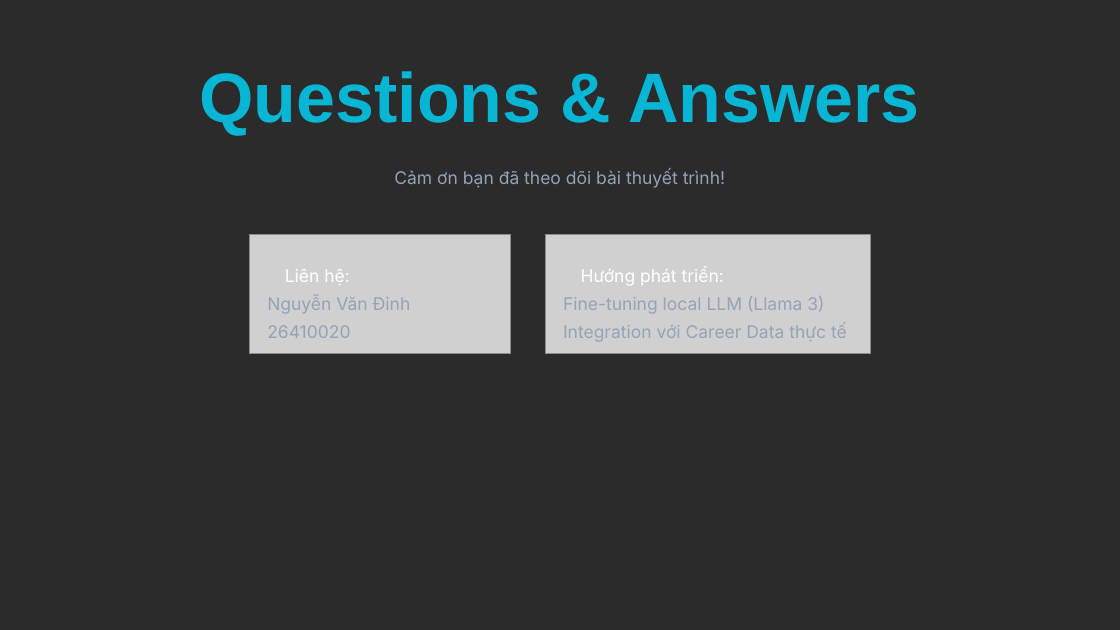
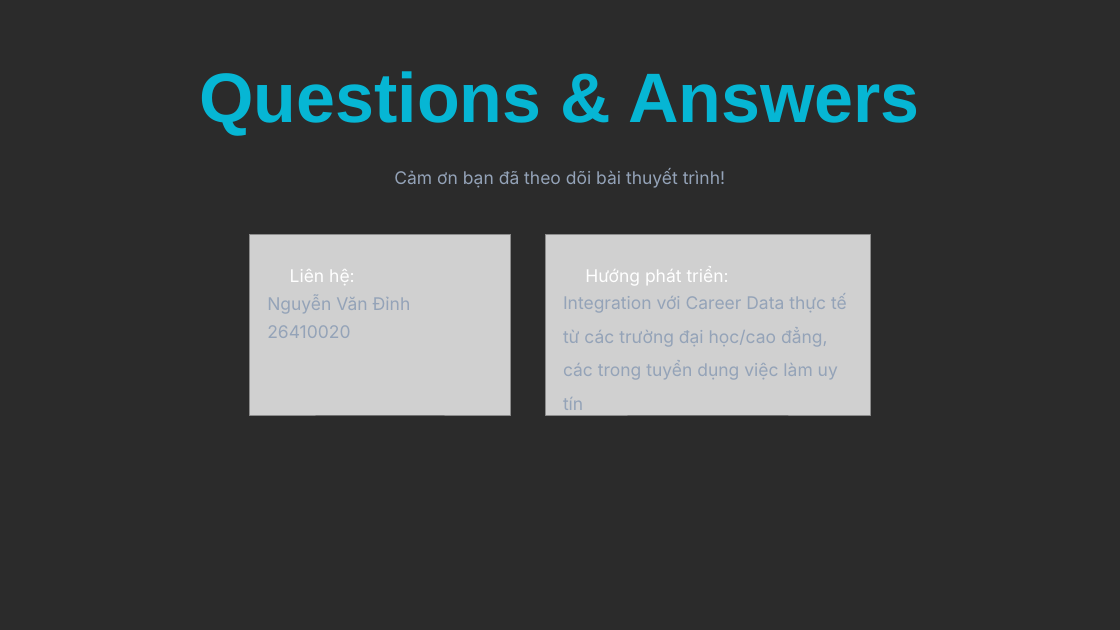
Before and after one commit to dinhsst/ai-powered-career-guidance-system, a slide deck: slide 17 of Hệ thống Tư vấn Hướng nghiệp AI.pptx (slide 13 before the commit). Drawn at 1120x630 pixels with LibreOffice and Linux fonts; fonts in the diff are those of the drawing; grey boxes stand for pictures; background and template pictures are left out; a plain dark background stands for a picture behind light text. Boxes give left, top, right and bottom in pixels: in the first picture for what was removed or moved away, otherwise in the second. Text is boxed around its words. In the diff, an @@ line names an element or a change of style, - is before the commit and + after.

```diff
--- a/Hệ thống Tư vấn Hướng nghiệp AI.pptx
+++ b/Hệ thống Tư vấn Hướng nghiệp AI.pptx
@@ picture: place and size @@
-picture at <box>250,234,510,354</box>
+picture at <box>250,234,510,415</box>
@@ picture: place and size @@
-picture at <box>545,234,870,354</box>
+picture at <box>545,234,870,415</box>
@@ text "Liên hệ:": place and size @@
-text "Liên hệ:" at <box>285,269,350,285</box>
+text "Liên hệ:" at <box>290,269,355,285</box>
@@ text "Hướng phát triển:": place and size @@
-text "Hướng phát triển:" at <box>581,267,724,285</box>
+text "Hướng phát triển:" at <box>585,267,729,285</box>
@@ text at <box>563,294,847,410</box>: text changed @@
-Integration với Career Data thực tế
+Integration với Career Data thực tế từ các trường đại học/cao đẳng, các trong tuyển dụng việc làm uy tín
@@ text removed at <box>563,296,824,314</box> @@
-Fine-tuning local LLM (Llama 3)
```
Also in this commit, not shown: 3 other slides changed, 5 slides added, 1 slide removed, 1 other file.
